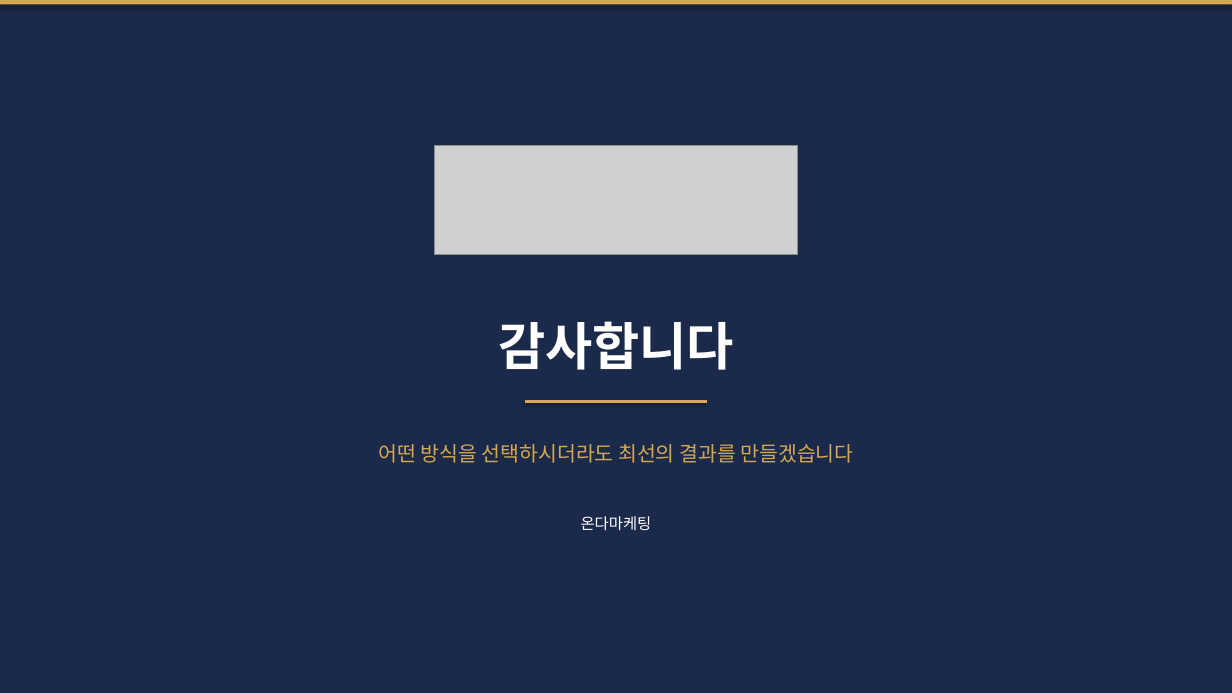
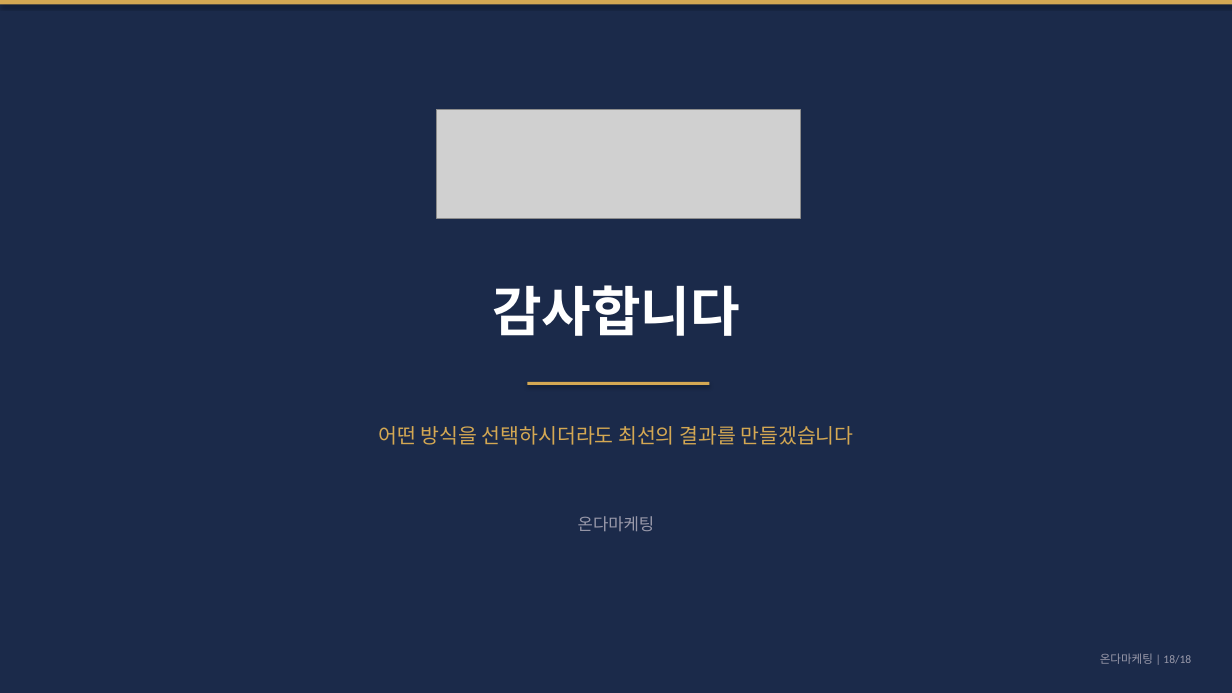
Before and after one commit to didai64595021-ui/onda-hompage, a slide deck: slide 18 of 마드모아젤헤어_제안서.pptx. Drawn at 1232x693 pixels with LibreOffice and Linux fonts; fonts in the diff are those of the drawing; grey boxes stand for pictures. Boxes give left, top, right and bottom in pixels: in the first picture for what was removed or moved away, otherwise in the second. Text is boxed around its words. In the diff, an @@ line names an element or a change of style, - is before the commit and + after.

```diff
--- a/마드모아젤헤어_제안서.pptx
+++ b/마드모아젤헤어_제안서.pptx
@@ picture: place and size @@
-picture at box(434, 145, 799, 254)
+picture at box(436, 109, 800, 218)
@@ text "감사합니다": place and size @@
-text "감사합니다" at box(498, 321, 734, 370)
+text "감사합니다" at box(492, 285, 740, 336)
@@ text "감사합니다" at box(492, 285, 740, 336): size 40 to 42 pt, font Calibri to Noto Sans CJK KR; less space between paragraphs @@
@@ rectangle: place and size @@
-rectangle at box(525, 400, 707, 403)
+rectangle at box(528, 382, 710, 384)
@@ text "어떤 방식을 선택하시더라도 최선의 결과를 ...": place and size @@
-text "어떤 방식을 선택하시더라도 최선의 결과를 ..." at box(378, 444, 853, 463)
+text "어떤 방식을 선택하시더라도 최선의 결과를 ..." at box(378, 426, 854, 445)
@@ text "어떤 방식을 선택하시더라도 최선의 결과를 ..." at box(378, 426, 854, 445): font Calibri to Noto Sans CJK KR; less space between paragraphs @@
@@ text "온다마케팅" at box(578, 516, 655, 531): size 12 to 13 pt, font Calibri to Noto Sans CJK KR, text colour #FFFFFF to #9999AA; less space between paragraphs @@
@@ text added at box(1100, 653, 1191, 664), 9 pt, text #9999AA @@
+온다마케팅 | 18/18
```
Also in this commit, not shown: 17 other slides changed, 1 other file.
